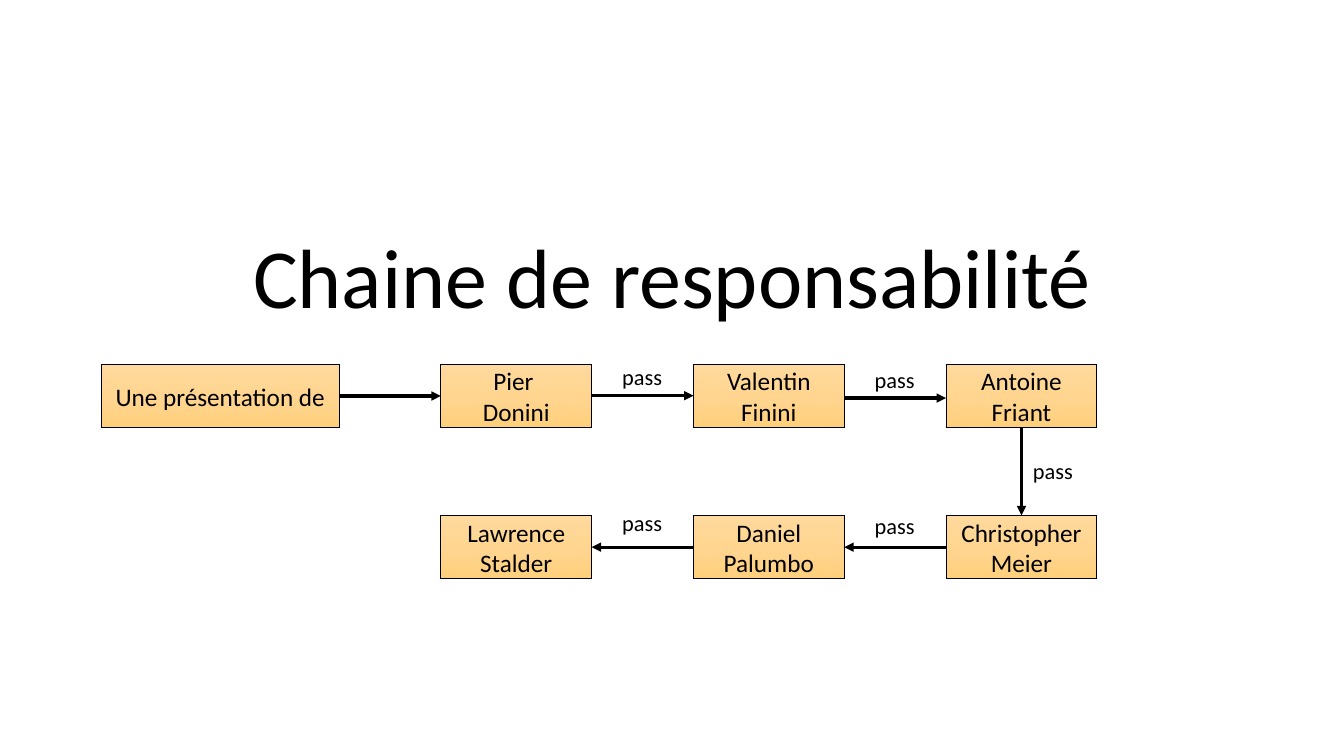
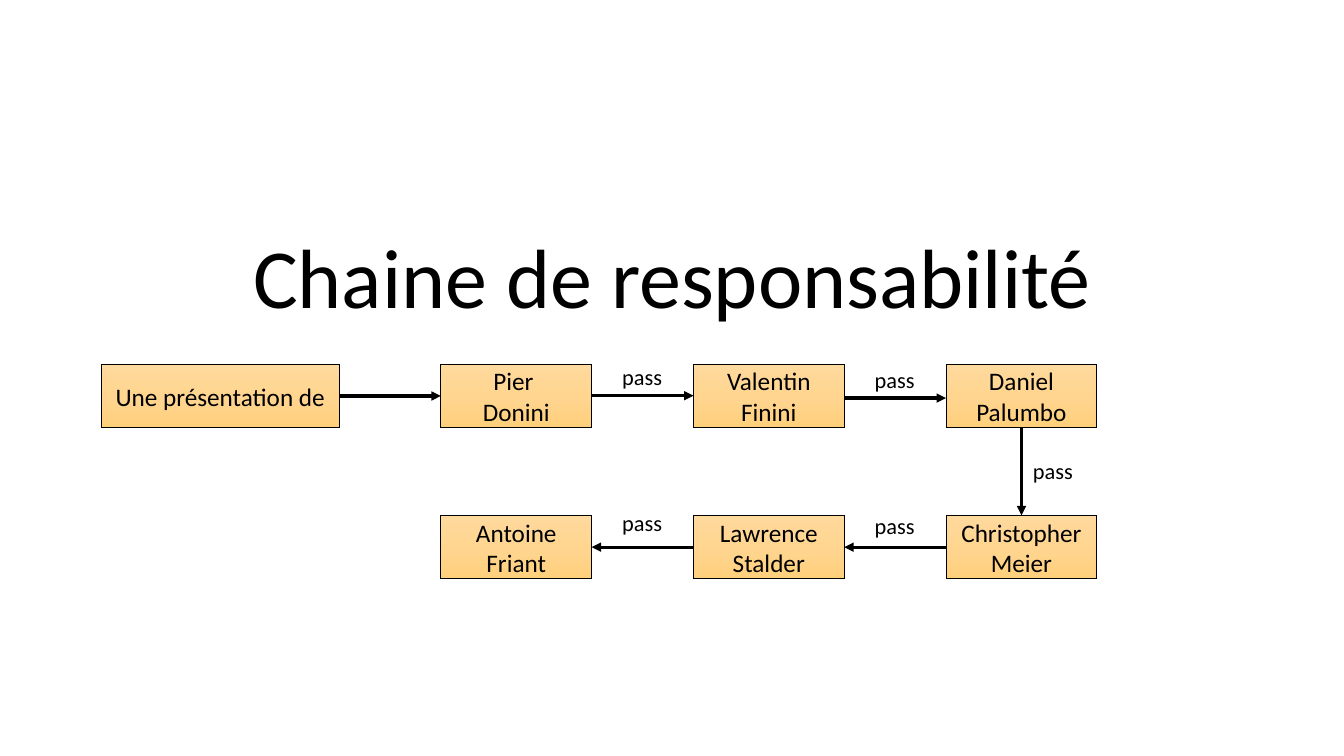
Before and after one commit to FontaineRiant/CoRe, a slide deck: slide 1 of presentation/chaine_responsabilite.pptx. Drawn at 1344x756 pixels with LibreOffice and Linux fonts; fonts in the diff are those of the drawing. Boxes give left, top, right and bottom in pixels: in the first picture for what was removed or moved away, otherwise in the second. Text is boxed around its words. In the diff, an @@ line names an element or a change of style, - is before the commit and + after.

```diff
--- a/presentation/chaine_responsabilite.pptx
+++ b/presentation/chaine_responsabilite.pptx
@@ text in rectangle at (x1=976, y1=372, x2=1066, y2=421): text changed @@
-Antoine Friant
+Daniel Palumbo
@@ text in rectangle at (x1=476, y1=524, x2=557, y2=572): text changed @@
-Lawrence Stalder
+Antoine Friant
@@ text in rectangle at (x1=720, y1=525, x2=818, y2=572): text changed @@
-Daniel Palumbo
+Lawrence Stalder
```
Also in this commit, not shown: 1 other slide changed, 1 other file.
